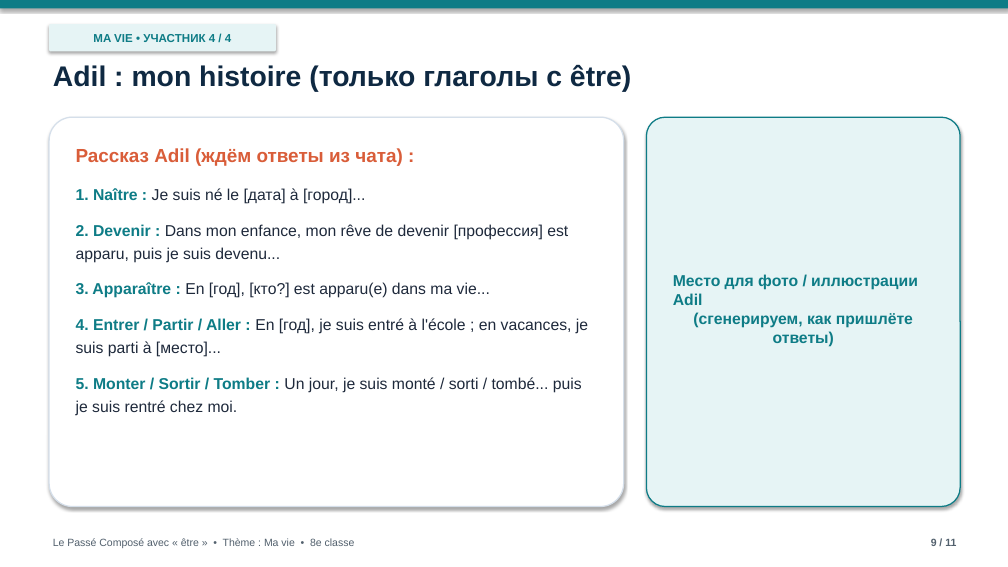
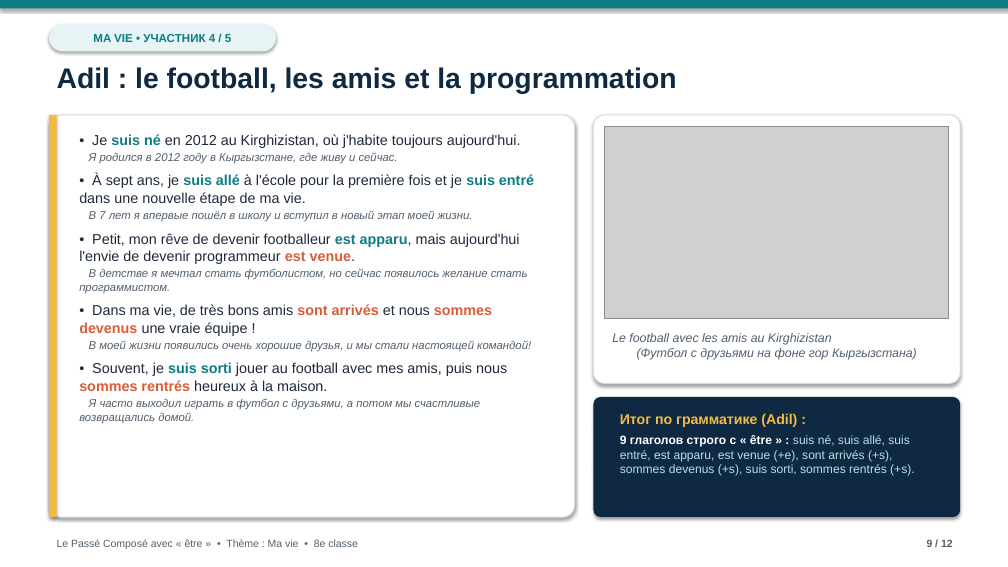
Before and after one commit to graz1p777dev/ma-vie-presentation, a slide deck: slide 9 of Ma_vie_Passe_Compose.pptx. Drawn at 1008x567 pixels with LibreOffice and Linux fonts; fonts in the diff are those of the drawing; grey boxes stand for pictures; background and template pictures are left out. Boxes give left, top, right and bottom in pixels: in the first picture for what was removed or moved away, otherwise in the second. Text is boxed around its words. In the diff, an @@ line names an element or a change of style, - is before the commit and + after.

Commit message:
Add Aknazar, Adil, and Amir slides with illustrations and reading scripts

```diff
--- a/Ma_vie_Passe_Compose.pptx
+++ b/Ma_vie_Passe_Compose.pptx
@@ rounded rectangle "MA VIE • УЧАСТНИК 4 ..." at (49, 24, 276, 51): proportions changed @@
@@ text in rounded rectangle at (93, 33, 231, 45): text changed @@
-MA VIE • УЧАСТНИК 4 / 4
+MA VIE • УЧАСТНИК 4 / 5
@@ text at (57, 67, 677, 93): text changed @@
-Adil : mon histoire (только глаголы с être)
+Adil : le football, les amis et la programmation
@@ rounded rectangle: place and size @@
-rounded rectangle at (49, 117, 624, 507)
+rounded rectangle at (49, 115, 575, 517)
@@ rounded rectangle at (49, 115, 575, 517): outline #D5DFEA 1.2 pt to #D5DFEA 1 pt; proportions changed @@
@@ rectangle added at (49, 115, 57, 517), fill #F4B942 @@
@@ rounded rectangle: place and size @@
-rounded rectangle at (647, 117, 960, 507)
+rounded rectangle at (594, 115, 960, 383)
@@ rounded rectangle at (594, 115, 960, 383): fill #E6F4F5 to #FFFFFF; outline #0E7C86 1.2 pt to #D5DFEA 1 pt; proportions changed @@
@@ text removed at (76, 148, 588, 416) @@
-Рассказ Adil (ждём ответы из чата) :
-1. Naître : Je suis né le [дата] à [город]...
-2. Devenir : Dans mon enfance, mon rêve de devenir [профессия] est apparu, puis je suis devenu...
-3. Apparaître : En [год], [кто?] est apparu(e) dans ma vie...
-4. Entrer / Partir / Aller : En [год], je suis entré à l'école ; en vacances, je suis parti à [место]...
-5. Monter / Sortir / Tomber : Un jour, je suis monté / sorti / tombé... puis je suis rentré chez moi.
@@ text added at (79, 134, 534, 424), 13.7 pt, text #1E293B @@
+• Je suis né en 2012 au Kirghizistan, où j'habite toujours aujourd'hui.
+Я родился в 2012 году в Кыргызстане, где живу и сейчас.
+• À sept ans, je suis allé à l'école pour la première fois et je suis entré dans une nouvelle étape de ma vie.
+В 7 лет я впервые пошёл в школу и вступил в новый этап моей жизни.
+• Petit, mon rêve de devenir footballeur est apparu, mais aujourd'hui l'envie de devenir programmeur est venue.
+В детстве я мечтал стать футболистом, но сейчас появилось желание стать программистом.
+• Dans ma vie, de très bons amis sont arrivés et nous sommes devenus une vraie équipe !
+В моей жизни появились очень хорошие друзья, и мы стали настоящей командой!
+• Souvent, je suis sorti jouer au football avec mes amis, puis nous sommes rentrés heureux à la maison.
+Я часто выходил играть в футбол с друзьями, а потом мы счастливые возвращались домой.
@@ picture added at (605, 126, 949, 318) @@
@@ text removed at (673, 274, 918, 347) @@
-Место для фото / иллюстрации
-Adil
-(сгенерируем, как пришлёте ответы)
@@ text added at (612, 333, 917, 360), 11.8 pt, text #52606D, italic @@
+Le football avec les amis au Kirghizistan
+(Футбол с друзьями на фоне гор Кыргызстана)
@@ rounded rectangle added at (594, 397, 960, 517), fill #0F2942 @@
@@ text added at (620, 413, 915, 476), 11.5 pt, text #B8DFE3 @@
+Итог по грамматике (Adil) :
+9 глаголов строго с « être » : suis né, suis allé, suis entré, est apparu, est venue (+e), sont arrivés (+s), sommes devenus (+s), suis sorti, sommes rentrés (+s).
@@ text "Le Passé Composé avec « ...": place and size @@
-text "Le Passé Composé avec « ..." at (53, 538, 355, 548)
+text "Le Passé Composé avec « ..." at (57, 539, 358, 549)
@@ text at (927, 539, 953, 547): text changed @@
-9 / 11
+9 / 12
```
Also in this commit, not shown: 10 other slides changed, 1 slide added, 1 other file.
